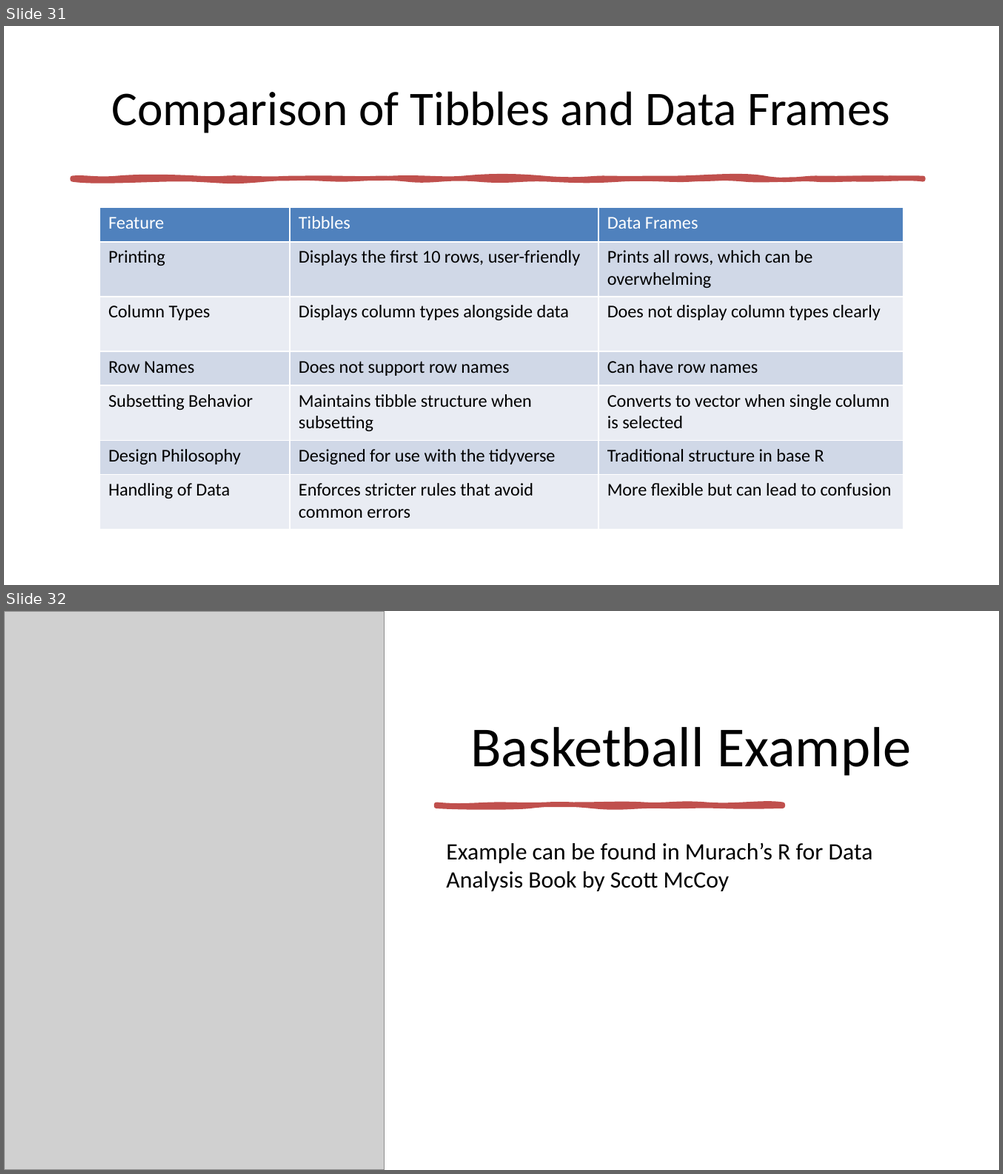
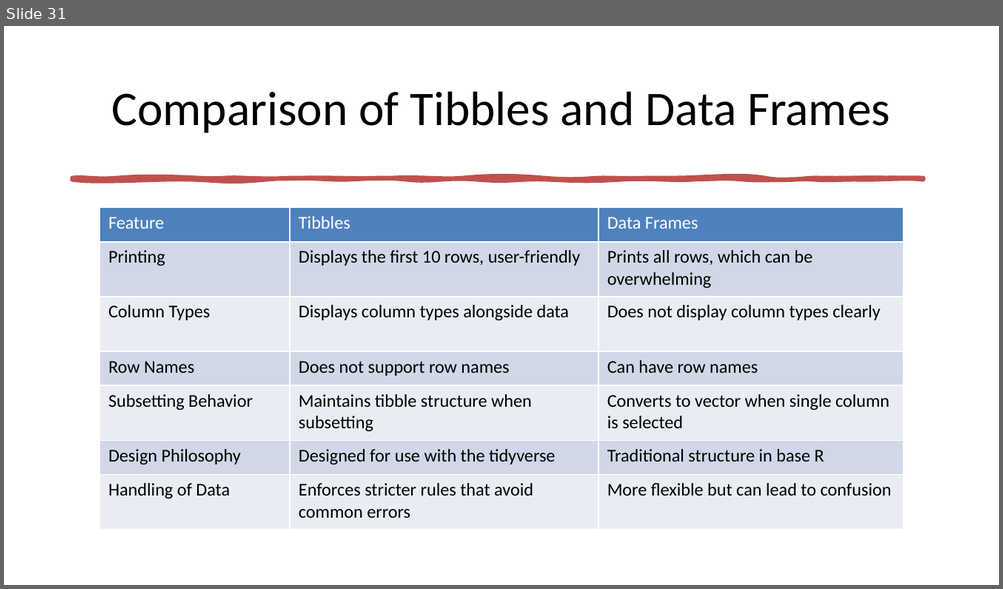
Before and after one commit to c-hutchings-Norco/Intro-to-R-Workshop-2026, a slide deck: Introduction to R.pptx. Shown one above the other, each under a label of ours: slides 31 and 32 before the commit, slide 31 after it. The pictures are 1003x1174 and 1003x589 pixels, drawn with LibreOffice and Linux fonts; fonts in the diff are those of the drawing; grey boxes stand for pictures. Boxes give left, top, right and bottom in pixels: in the first picture for what was removed or moved away, otherwise in the second. Text is boxed around its words. In the diff, an @@ line names an element or a change of style, - is before the commit and + after.

```diff
--- a/Introduction to R.pptx
+++ b/Introduction to R.pptx
@@ slide 32 removed at [4, 611, 999, 1170], background #FFFFFF @@
@@ picture removed at [4, 611, 384, 1170] @@
@@ title removed at [470, 727, 911, 776] @@
-Basketball Example
@@ freeform shape removed at [437, 805, 782, 806] @@
@@ text removed at [446, 843, 873, 891] @@
-Example can be found in Murach’s R for Data Analysis Book by Scott McCoy
```
Also in this commit, not shown: 1 slide changed, 1 slide added, 1 other slide removed.
